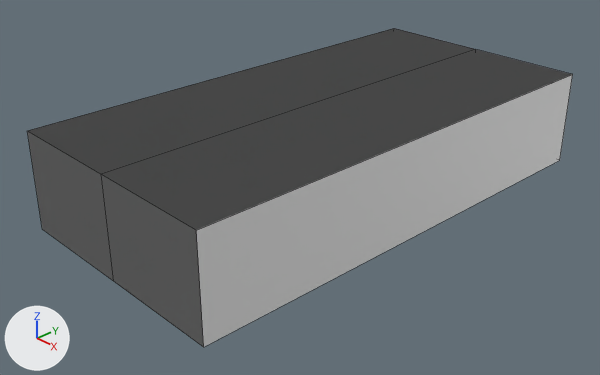
Renders of the Blender file Pandroid.blend from each side of a commit.
Both versions are drawn from a camera (50 mm lens) standing at (0.315, -0.321, 0.193) and looking at (-0.002, -0.023, -0.021). The lights are fixed; the arrows at lower left show +X, +Y and +Z. Mesh edges are drawn as thin lines.
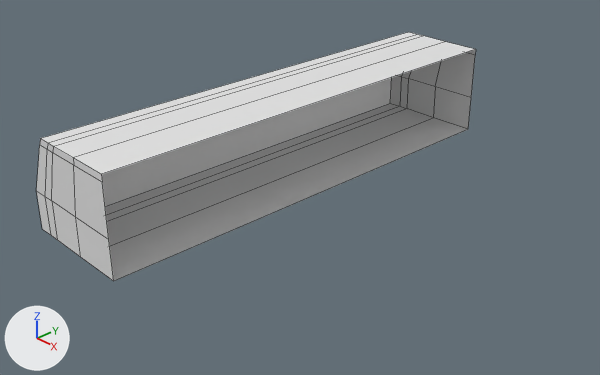
Changed parts and their boxes [x1, y1, x2, y2] in the pictures (600 x 375 px):
'Cube', reshaped, modifiers changed (19% narrower, 22% shorter): before [27, 28, 573, 347]; after [36, 32, 476, 281]

Patch to the scene script:
```diff
--- a/Pandroid.blend.py
+++ b/Pandroid.blend.py
@@ me_cube_001 @@
 # used by ob_cube; location = (0.0, 0.0, 0.0); scale = (0.0525, 0.0525, 0.0525)
-me_cube_001.from_pydata(...)  # 12 vertices, 10 faces; spans x -1.38..1.38, y -2.86..2.63, z -0.55..0.55
+me_cube_001.from_pydata(...)  # 40 vertices, 35 faces; spans x -1.38..0.0, y -2.86..2.63, z -0.55..0.55
+# me_cube_001 part 1
+# 6 vertices are removed from x -1.38..1.38, y -2.86..2.63, z -0.55..0.55
+# 10 faces are deleted
+# 29 vertices are added at x -1.38..0.0, y -2.86..2.63, z -0.55..0.55
+# 5 new vertices lie (0.0, 5.49, 0.0) away from vertices in x -1.15..-0.48, y -2.86, z 0.48..0.55
+# 35 new faces join them
@@ ob_cube @@
 ob_cube.scale = (0.0525, 0.0525, 0.0525)
-_m = ob_cube.modifiers.new('Mirror', 'MIRROR')
```
